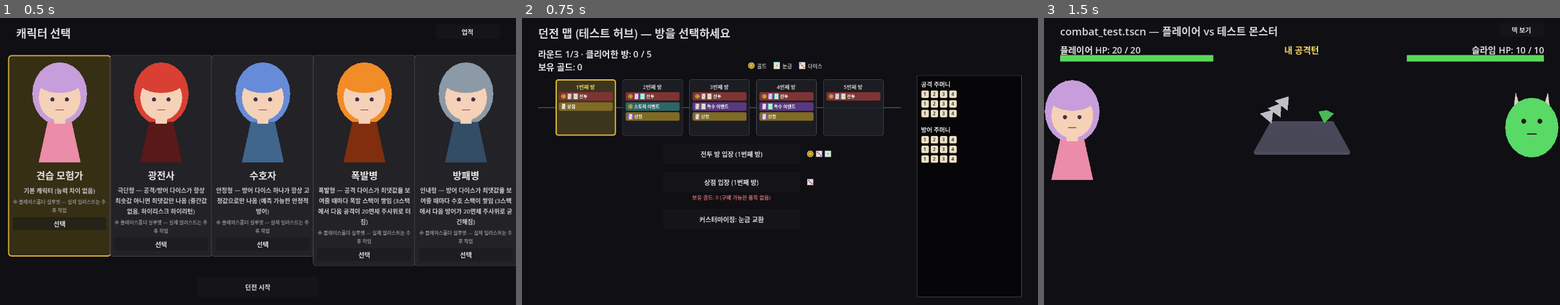
Above: before the commit, frames 1-3 (left to right).
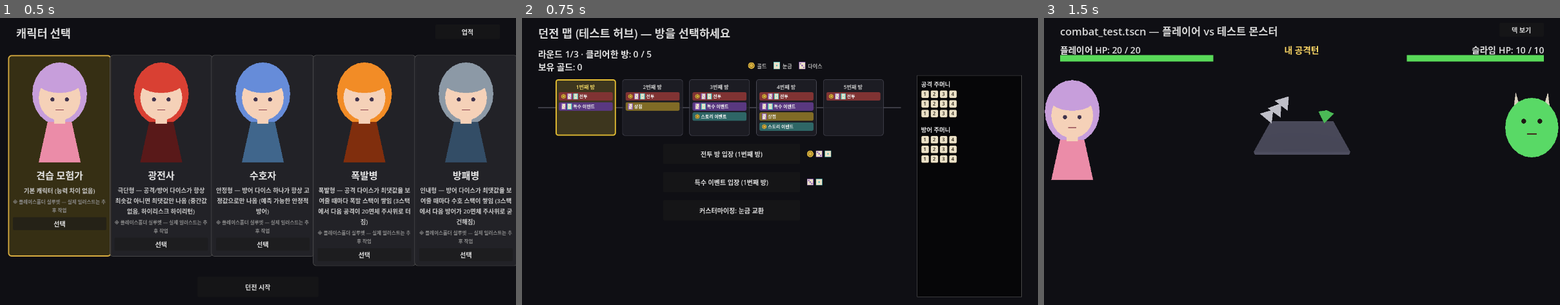
Above: after the commit, the same moments.

Repository: YGseok/ProjectD
Game: Godot game, scene res://code/scenes/character_select.tscn
Same seed, same stepped clock (60 frames per second), same inputs: the game is played once before the commit and once after it.
Inputs:
- Up to frame 1 (0.5 s): no input
- Up to frame 2 (0.75 s): click "던전 시작" at 0.5 s
- Up to frame 3 (1.5 s): click "전투 방 입장 (1번째 방)" at 1.25 s

Frame 1 is identical in both runs. In frame 2, 2.3% of the frame differs, in the area x 7-59%, y 29-72%; in frame 3, nothing differs.

Commit message:
feat: 상점을 던전 5방 중 2번째/4번째 방에만 고정 노출
INBOX.md 2026-09-14 피드백 반영. 상점 노출 판정을 방마다 60% 확률(SHOP_CHANCE)
에서 SHOP_FIXED_ROOM_INDICES(=[1,3]) 고정으로 교체 — 특수 이벤트/스토리 이벤트
확률 노출은 그대로 유지. MapStrip 미리보기도 같은 함수를 공유해 자동 반영됨.
QA용 0-인자 디버그 훅 _debug_show_room2()/_debug_show_room3() 추가, 3개 방
상태 스크린샷으로 확인, dice_test 회귀 스위트 전체 PASS.

STATUS.md/INBOX.md 인수인계 갱신, 10/12개 초과분 각각 STATUS_ARCHIVE.md/
INBOX_ARCHIVE.md로 이관.

Diff:
--- a/code/scenes/dungeon_map.gd
+++ b/code/scenes/dungeon_map.gd
@@ -22,12 +22,14 @@
 ##
 ## 방 선택지 무작위 노출: STATUS.md 다음 할 일 큐("3개 방 선택지가 매번 전부 노출되는
 ## 대신, 방마다 일부만 무작위로 제시되는 것이 레벨 디자인에 더 가까울 수 있음")를 잠정
-## 반영. "전투 방"은 진행을 보장하기 위해 항상 노출하고, 상점/특수 이벤트/스토리
-## 이벤트는 방(= RunState.rooms_cleared)마다 결정되는 시드로 각각 독립적으로 등장
-## 확률(SHOP_CHANCE/EVENT_CHANCE/STORY_CHANCE)을 굴려 노출 여부를 정한다. 같은
-## 방에서는 씬을 다시 그려도(_update_labels 재호출) 같은 결과가 나오도록 rooms_cleared
-## 기반 시드를 쓰되, 게임 전체의 randi()/randf()(전투 판정 등)와 섞이지 않도록 별도
-## RandomNumberGenerator를 사용한다. 확률 자체는 감으로 잡은 잠정값 — 사람 피드백 필요.
+## 반영. "전투 방"은 진행을 보장하기 위해 항상 노출한다. 특수 이벤트/스토리 이벤트는
+## 방(= RunState.rooms_cleared)마다 결정되는 시드로 각각 독립적으로 등장 확률
+## (EVENT_CHANCE/STORY_CHANCE)을 굴려 노출 여부를 정한다. "상점"은 2026-09-14
+## INBOX.md 지시로 확률 노출에서 고정 노출(SHOP_FIXED_ROOM_INDICES)로 바뀜 — 5방
+## 기준 2번째/4번째 방에만 상시 노출. 같은 방에서는 씬을 다시 그려도(_update_labels
+## 재호출) 같은 결과가 나오도록 rooms_cleared 기반 시드를 쓰되, 게임 전체의
+## randi()/randf()(전투 판정 등)와 섞이지 않도록 별도 RandomNumberGenerator를
+## 사용한다. event/story 확률 자체는 감으로 잡은 잠정값 — 사람 피드백 필요.
 ##
 ## 선택지 순서 섞기: 위 항목이 "순서가 섞이는 것까지는 다루지 않았는데 이게 필요한지는
 ## 사람 피드백 필요"로 남겨뒀던 간극을 채운다. 상점/특수 이벤트/스토리 이벤트(노출된
@@ -53,9 +55,14 @@
 ## 이미 확정한 "일단은 선형으로" 방향을 벗어나는 더 큰 구조 변경이라 별도 설계 확인 후
 ## 착수하는 게 안전하다고 판단해 이번엔 다루지 않음 (docs/STATUS.md 다음 할 일 큐 참고).
 
-const SHOP_CHANCE := 0.6
 const EVENT_CHANCE := 0.5
 const STORY_CHANCE := 0.5
+## INBOX.md 2026-09-14: "상점은 현재 5개의 방 기준, 2번째 4번째 방에만 추가한다."
+## 예전에는 SHOP_CHANCE(0.6)로 방마다 확률 노출이었으나, 사용자가 고정 위치를
+## 명시적으로 지시해 상점만 확률 노출에서 고정 노출로 바뀜(event/story는 그대로 확률
+## 유지). idx는 0부터 시작하므로 "2번째/4번째 방"은 idx 1/3 — 지금의 TOTAL_ROOMS=5
+## 기준으로 잡은 값이라 방 개수가 바뀌면 이 목록도 사람이 다시 정해야 함.
+const SHOP_FIXED_ROOM_INDICES: Array[int] = [1, 3]
 const BUTTON_TOP_START := 320.0
 const BUTTON_SPACING := 70.0
 const BUTTON_HEIGHT := 50.0
@@ -228,7 +235,7 @@
 	var rng := RandomNumberGenerator.new()
 	rng.seed = idx * 104729 + 7
 	var opts := {
-		"shop": rng.randf() < SHOP_CHANCE,
+		"shop": SHOP_FIXED_ROOM_INDICES.has(idx),
 		"event": rng.randf() < EVENT_CHANCE,
 		"story": rng.randf() < STORY_CHANCE,
 	}
@@ -558,6 +565,21 @@
 	_update_labels()
 
 
+## QA 전용 — 2026-09-15 "상점은 2번째/4번째 방에만" 고정 노출 검증용. idx=1(2번째 방)은
+## SHOP_FIXED_ROOM_INDICES에 포함돼 상점 버튼이 보여야 하고, idx=2(3번째 방)는 빠져있어
+## 상점 버튼이 안 보여야 한다.
+func _debug_show_room2() -> void:
+	RunState.rooms_cleared = 1
+	_roll_room_choices()
+	_update_labels()
+
+
+func _debug_show_room3() -> void:
+	RunState.rooms_cleared = 2
+	_roll_room_choices()
+	_update_labels()
+
+
 ## qa/visual_qa.gd의 GAME_QA_CALL로 호출하기 위한 QA 전용 훅. CustomizePanel은
 ## dungeon_map의 자식 노드라 GAME_QA_CALL(현재 씬 루트에서만 호출 가능)이 직접 열 수
 ## 없으므로, 씬 루트(이 스크립트)에 얇은 래퍼를 둔다.
Not shown, changed: docs/INBOX_ARCHIVE.md
Not shown, changed: docs/STATUS.md
Not shown, changed: docs/STATUS_ARCHIVE.md
Not shown, changed: docs/feedback/INBOX.md
